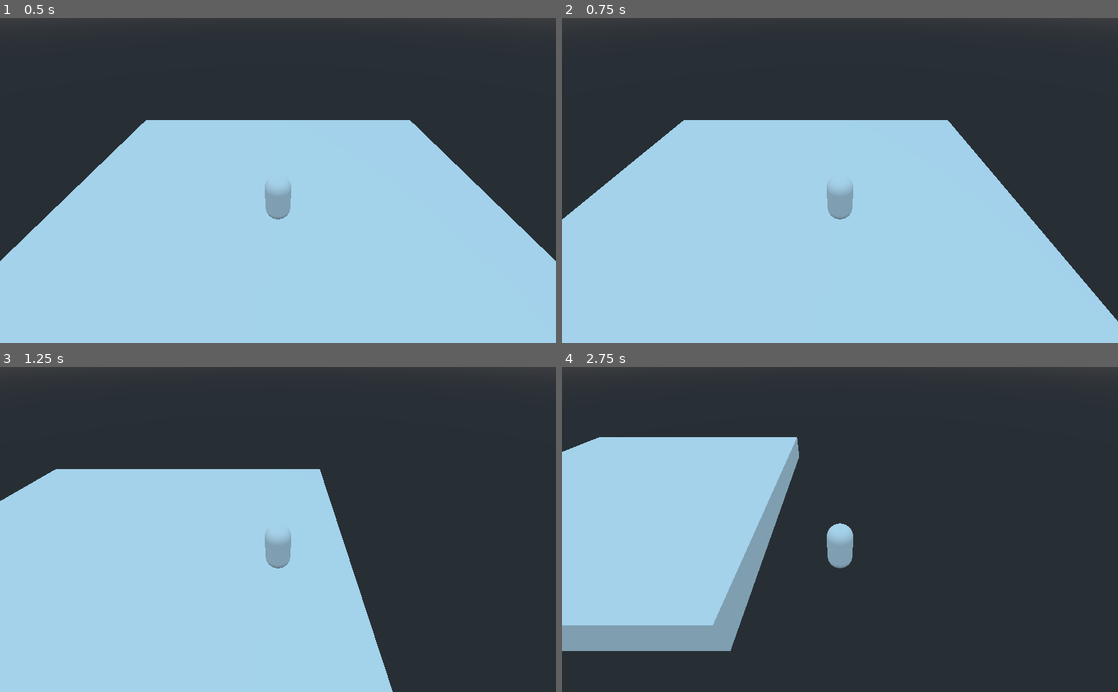
Above: before the commit, frames 1-4 (two rows, left to right).
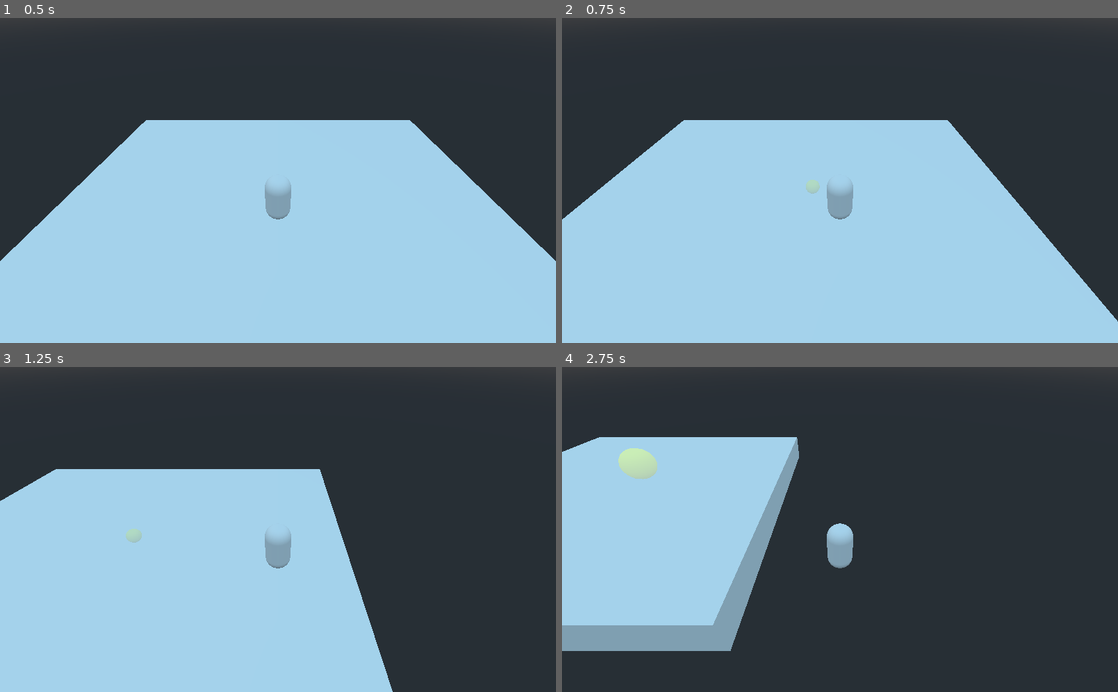
Above: after the commit, the same moments.

Repository: avinanick/WizardArenaGame
Game: Godot game, scene res://Arenas/ArenaGround.tscn
Same seed, same stepped clock (60 frames per second), same inputs: the game is played once before the commit and once after it. The project has no main scene, so this scene is started directly.
Inputs (mouse positions are in pixels of both pictures, inside the frame that each line leads up to):
- Up to frame 1 (0.5 s): no input
- Up to frame 2 (0.75 s): tap Enter at 0.5 s; move the mouse to (962, 164) at 0.52 s; hold D (move_right) from 0.53 s (still down); tap 1 (cast_spell_one) at 0.6 s
- Up to frame 3 (1.25 s): keep holding D (move_right)
- Up to frame 4 (2.75 s): move the mouse to (728, 545) at 1.27 s; release D (move_right) at 1.28 s; hold S (move_down) 1.28-2.03 s; tap 3 (cast_spell_three) at 1.35 s; move the mouse to (895, 458) at 2.02 s; hold D (move_right) from 2.03 s (still down); tap 2 (cast_spell_two) at 2.1 s

Frame 1 is identical in both runs. In frame 2, less than 0.1% of the frame differs, in the area x 43-47%, y 49-55%; in frame 3, 0.1%; in frame 4, 0.5%, in the area x 10-18%, y 25-35%.

Commit message:
Changed the light bomb spell to use the normal spell script, it shouldn't need a specialized script.

Diff:
--- a/Spells/LightBombSpell.tscn
+++ b/Spells/LightBombSpell.tscn
@@ -1,11 +1,9 @@
-[gd_scene load_steps=4 format=2]
+[gd_scene load_steps=3 format=2]
 
-[ext_resource path="res://Spells/LightBombSpell.gd" type="Script" id=1]
+[ext_resource path="res://Spells/LightBombEffect.tscn" type="PackedScene" id=1]
 [ext_resource path="res://Spells/Spell.tscn" type="PackedScene" id=2]
-[ext_resource path="res://Spells/LightBombEffect.tscn" type="PackedScene" id=3]
 
 [node name="LightBombSpell" instance=ExtResource( 2 )]
-script = ExtResource( 1 )
 spell_range = 1.0
-spell_effect = ExtResource( 3 )
+spell_effect = ExtResource( 1 )
 spell_name = "Light Bomb"
